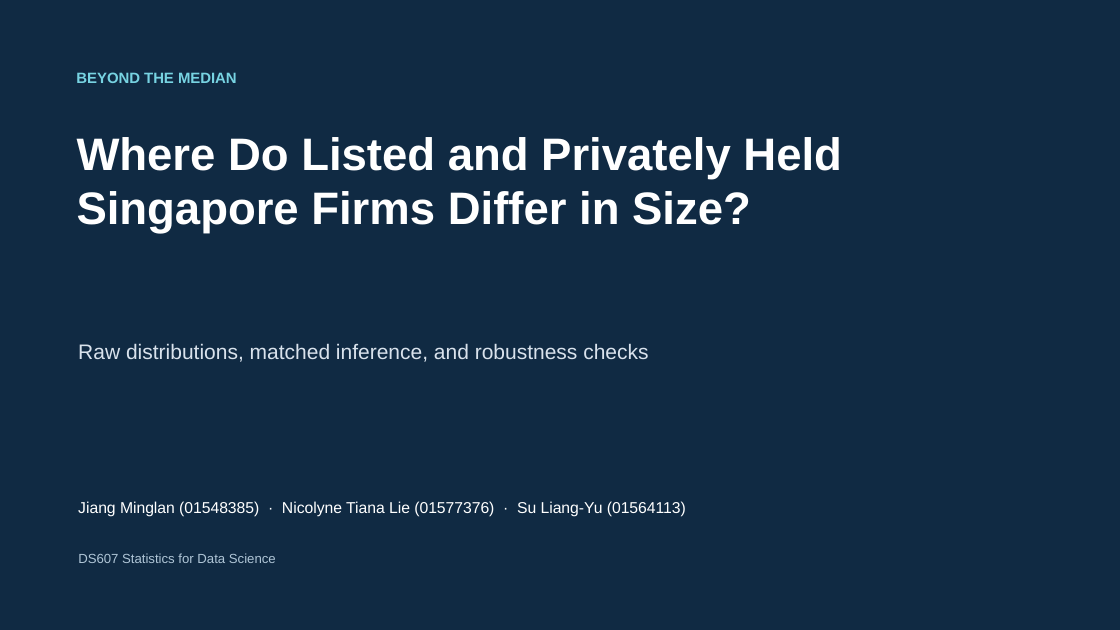
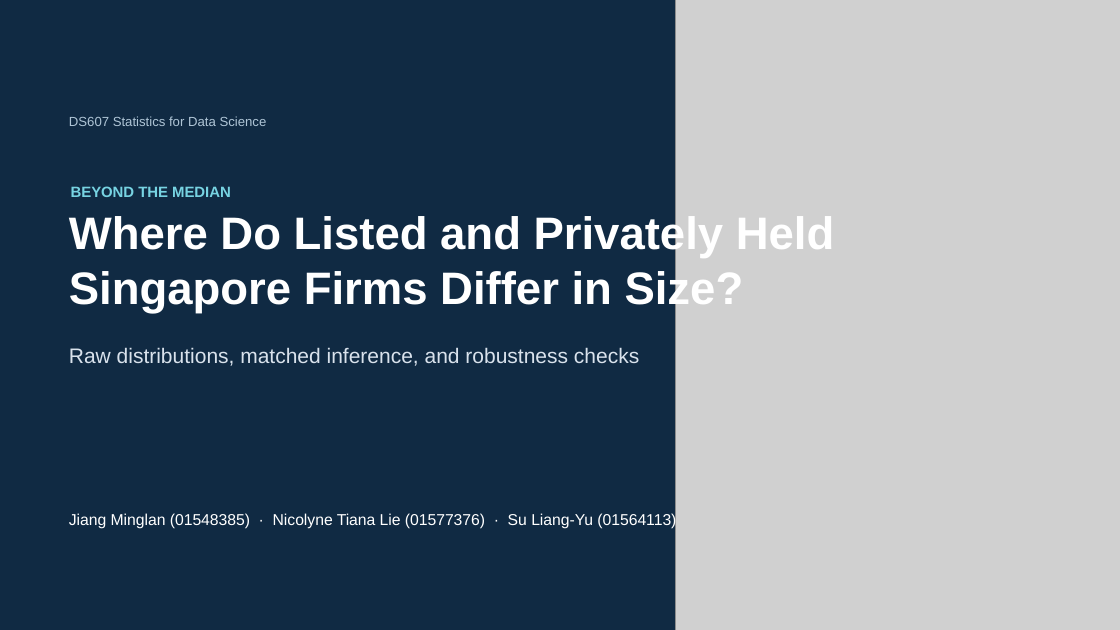
Before and after one commit to mljiang2026-oss/ds607-singapore-firm-size, a slide deck: slide 1 of outputs/presentation/DS607_GP_01548385_slides.pptx. Drawn at 1120x630 pixels with LibreOffice and Linux fonts; fonts in the diff are those of the drawing; grey boxes stand for pictures. Boxes give left, top, right and bottom in pixels: in the first picture for what was removed or moved away, otherwise in the second. Text is boxed around its words. In the diff, an @@ line names an element or a change of style, - is before the commit and + after.

```diff
--- a/outputs/presentation/DS607_GP_01548385_slides.pptx
+++ b/outputs/presentation/DS607_GP_01548385_slides.pptx
@@ picture added at [676, 0, 1120, 630] @@
@@ text "DS607 Statistics for Data Science": place and size @@
-text "DS607 Statistics for Data Science" at [78, 553, 276, 563]
+text "DS607 Statistics for Data Science" at [69, 116, 267, 126]
@@ text "BEYOND THE MEDIAN": place and size @@
-text "BEYOND THE MEDIAN" at [76, 72, 237, 83]
+text "BEYOND THE MEDIAN" at [71, 186, 231, 197]
@@ text "Where Do Listed and Privately ...": place and size @@
-text "Where Do Listed and Privately ..." at [77, 137, 842, 234]
+text "Where Do Listed and Privately ..." at [69, 213, 835, 313]
@@ text "Raw distributions, matched inference, and ...": place and size @@
-text "Raw distributions, matched inference, and ..." at [78, 343, 648, 362]
+text "Raw distributions, matched inference, and ..." at [69, 347, 639, 366]
@@ text "Jiang Minglan (01548385) · Nicolyne ...": place and size @@
-text "Jiang Minglan (01548385) · Nicolyne ..." at [78, 501, 686, 517]
+text "Jiang Minglan (01548385) · Nicolyne ..." at [69, 512, 676, 529]
```
Also in this commit, not shown: 9 other slides changed, 1 other file.
